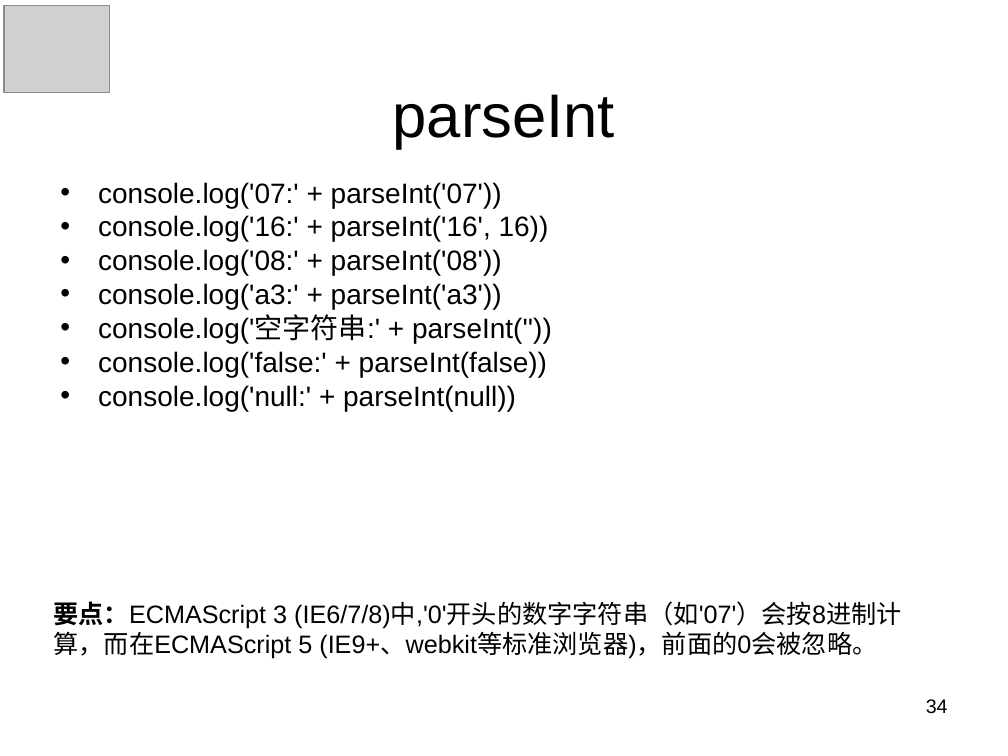
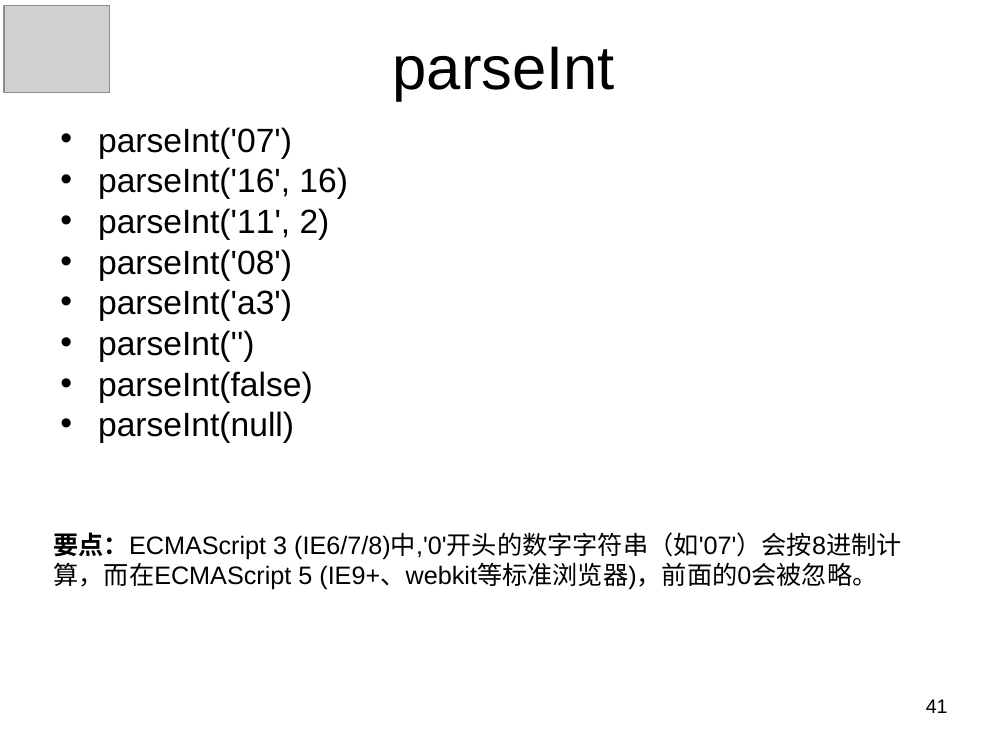
Before and after one commit to panxuepeng/javascript, a slide deck: slide 41 of ppt/1-1（第一天课程）.ppt (slide 34 before the commit). Drawn at 1008x756 pixels with LibreOffice and Linux fonts; fonts in the diff are those of the drawing; grey boxes stand for pictures. Boxes give left, top, right and bottom in pixels: in the first picture for what was removed or moved away, otherwise in the second. Text is boxed around its words. In the diff, an @@ line names an element or a change of style, - is before the commit and + after.

```diff
--- a/ppt/1-1（第一天课程）.ppt
+++ b/ppt/1-1（第一天课程）.ppt
@@ title "parseInt": place and size @@
-title "parseInt" at (393,94,615,148)
+title "parseInt" at (393,46,615,101)
@@ text at (98,127,348,443): text changed; size 20 to 24 pt @@
-• console.log('07:' + parseInt('07'))
-• console.log('16:' + parseInt('16', 16))
-• console.log('08:' + parseInt('08'))
-• console.log('a3:' + parseInt('a3'))
-• console.log('空字符串:' + parseInt(''))
-• console.log('false:' + parseInt(false))
-• console.log('null:' + parseInt(null))
+• parseInt('07')
+• parseInt('16', 16)
+• parseInt('11', 2)
+• parseInt('08')
+• parseInt('a3')
+• parseInt('')
+• parseInt(false)
+• parseInt(null)
@@ text "要点：ECMAScript 3 (IE6/7/8)中,'0'开头的数字字符串（如'07'）会按8进制计算，而在ECMAS ...": place and size @@
-text "要点：ECMAScript 3 (IE6/7/8)中,'0'开头的数字字符串（如'07'）会按8进制计算，而在ECMAS ..." at (53,601,901,659)
+text "要点：ECMAScript 3 (IE6/7/8)中,'0'开头的数字字符串（如'07'）会按8进制计算，而在ECMAS ..." at (53,532,901,590)
@@ page number at (926,699,948,713): text changed @@
-34
+41
```
Also in this commit, not shown: 37 other slides changed, 23 slides added, 4 slides removed, 3 other files.
